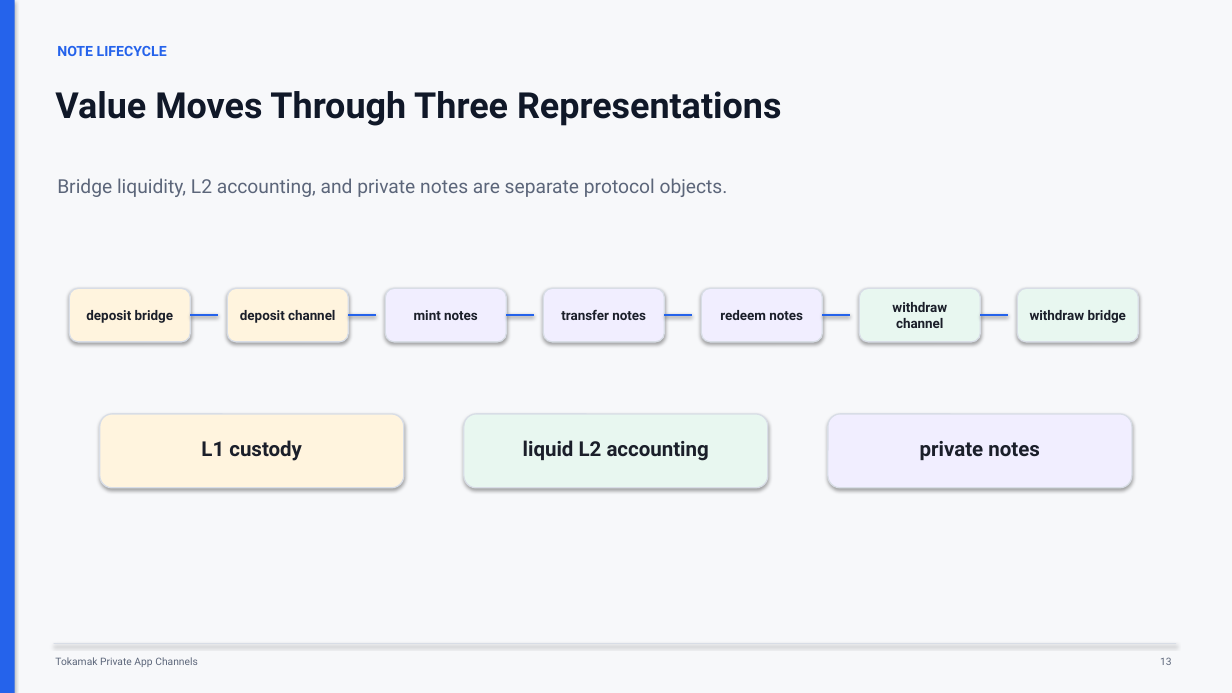
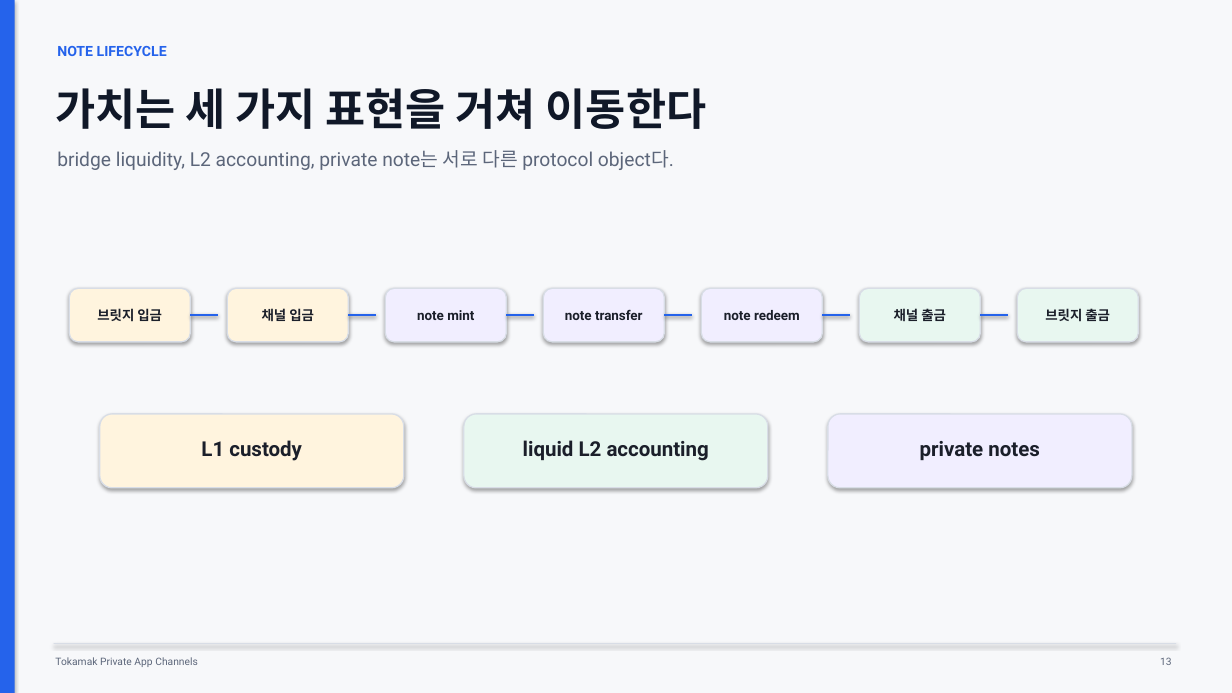
Before and after one commit to tokamak-network/Tokamak-zk-EVM-contracts, a slide deck: slide 13 of bridge/docs/dev/spec.pptx. Drawn at 1232x693 pixels with LibreOffice and Linux fonts; fonts in the diff are those of the drawing. Boxes give left, top, right and bottom in pixels: in the first picture for what was removed or moved away, otherwise in the second. Text is boxed around its words. In the diff, an @@ line names an element or a change of style, - is before the commit and + after.

Commit message:
Localize bridge deck and refresh implementation content

```diff
--- a/bridge/docs/dev/spec.pptx
+++ b/bridge/docs/dev/spec.pptx
@@ text at (55,88,706,129): text changed; size 28 to 34 pt @@
-Value Moves Through Three Representations
+가치는 세 가지 표현을 거쳐 이동한다
@@ text at (57,150,674,170): text changed @@
-Bridge liquidity, L2 accounting, and private notes are separate protocol objects.
+bridge liquidity, L2 accounting, private note는 서로 다른 protocol object다.
@@ text at (97,308,162,322): text changed @@
-deposit bridge
+브릿지 입금
@@ text at (262,308,314,321): text changed @@
-deposit channel
+채널 입금
@@ text at (417,310,474,320): text changed @@
-mint notes
+note mint
@@ text at (565,309,643,320): text changed @@
-transfer notes
+note transfer
@@ text at (724,310,800,320): text changed @@
-redeem notes
+note redeem
@@ text at (894,308,946,321): text changed @@
-withdraw channel
+채널 출금
@@ text at (1045,308,1110,321): text changed @@
-withdraw bridge
+브릿지 출금
```
Also in this commit, not shown: 16 other slides changed, 2 slides added, 2 slides removed.
